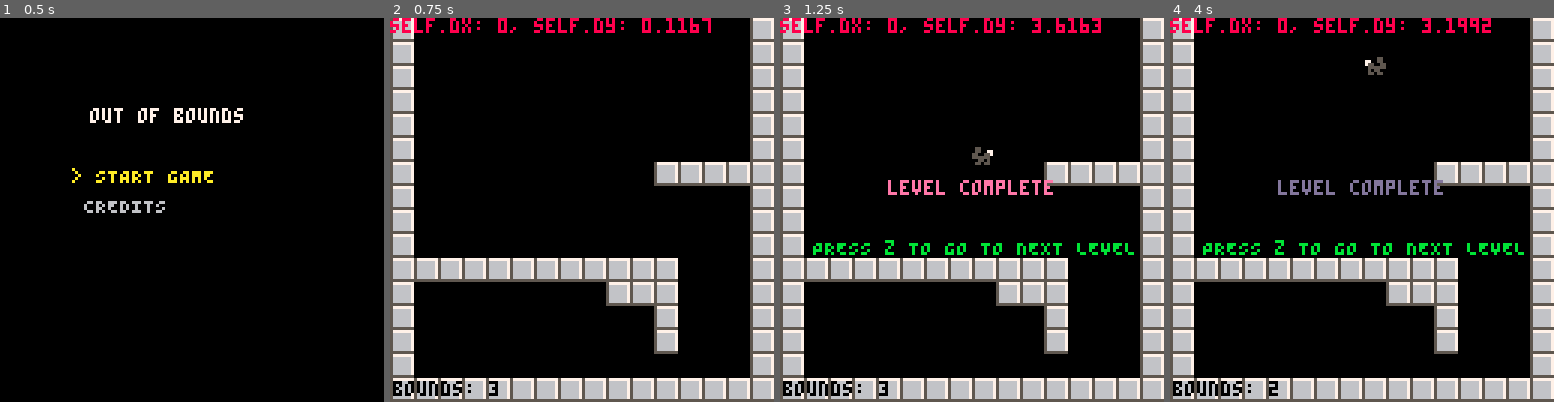
Above: before the commit, frames 1-4 (left to right).
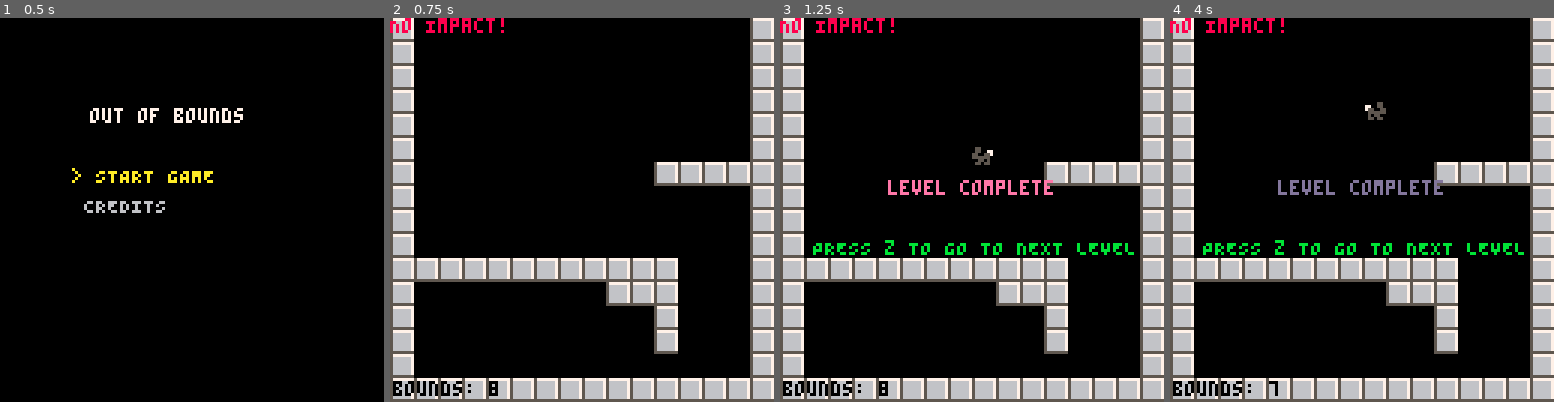
Above: after the commit, the same moments.

Repository: bardunbar/ggj-21
Game: PICO-8 cartridge carts/ggj-21.p8
The game is run twice, just before and just after one commit, with the same random seed, the same clock (stepped at 60 frames per second) and the same inputs.
Inputs:
- Up to frame 1 (0.5 s): tap X (X key) at 0.33 s
- Up to frame 2 (0.75 s): tap O (Z key) at 0.7 s
- Up to frame 3 (1.25 s): tap X (X key) at 1.07 s
- Up to frame 4 (4 s): hold Right 1.6-2.1 s; tap O (Z key) every 0.4 s from 1.7 to 3.7 s; tap X (X key) at 1.85, 2.97 s; hold Up 2.15-2.42 s; hold Right 2.47-3.03 s; hold Left 3.08-3.58 s; hold Down 3.63-3.97 s

Frame 1 is identical in both runs. In frame 2, 1.2% of the frame differs, in the area x 0-84%, y 0-98%; in frame 3, 1.2%; in frame 4, 1.5%, in the area x 0-84%, y 0-99%.

Commit message:
Adding processPickups function

Diff:
--- a/carts/player.lua
+++ b/carts/player.lua
@@ -85,9 +85,14 @@
     numBounds = 0,
     bounding = false,
     boundQueue = {
-        createBound(0, -5),
-        createBound(0, -5),
-        createBound(0, -5),
+        createBound(0, -3),
+        createBound(0, -3),
+        createBound(0, -3),
+        createBound(0, -3),
+        createBound(0, -3),
+        createBound(0, -3),
+        createBound(0, -3),
+        createBound(0, -3),
     },
     curBound = nil,
     sense_data = {{0, 0}, {0, 0}, {0, 0}, {0, 0}},
@@ -107,6 +112,14 @@
         self.y = flr((self.y)/8)*8
         self.grounded = true
         self.accumulatedGravity = 0
+    end
+
+    val = mget((self.x + 4)/8, self.y / 8)
+    if fget(val, 0) then
+
+        printDebug("Impact!")
+    else
+        printDebug("No Impact!")
     end
 
     local xoffset=0
@@ -123,6 +136,9 @@
     end
 end
 
+function player:processPickups()
+end
+
 function player:update()
 
     -- Set up initial assumptions and data
@@ -169,9 +185,10 @@
     self.y += self.dy
 
     self:solveCollisions(startx, starty)
+    self:processPickups()
 
     -- Set animation state variables
-    printDebug("self.dx: " .. self.dx .. ", self.dy: " .. self.dy)
+    -- printDebug("self.dx: " .. self.dx .. ", self.dy: " .. self.dy)
     self.direction = self.dx > 0 and 1 or self.dx < 0 and 0 or self.direction
     self.moving = self.dx ~= 0 or self.dy ~= 0
 end
